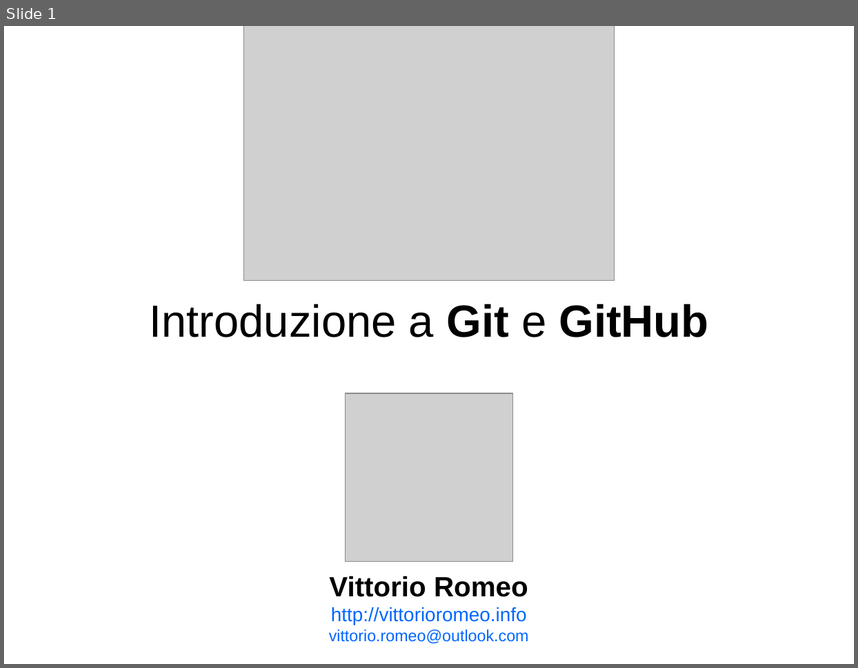
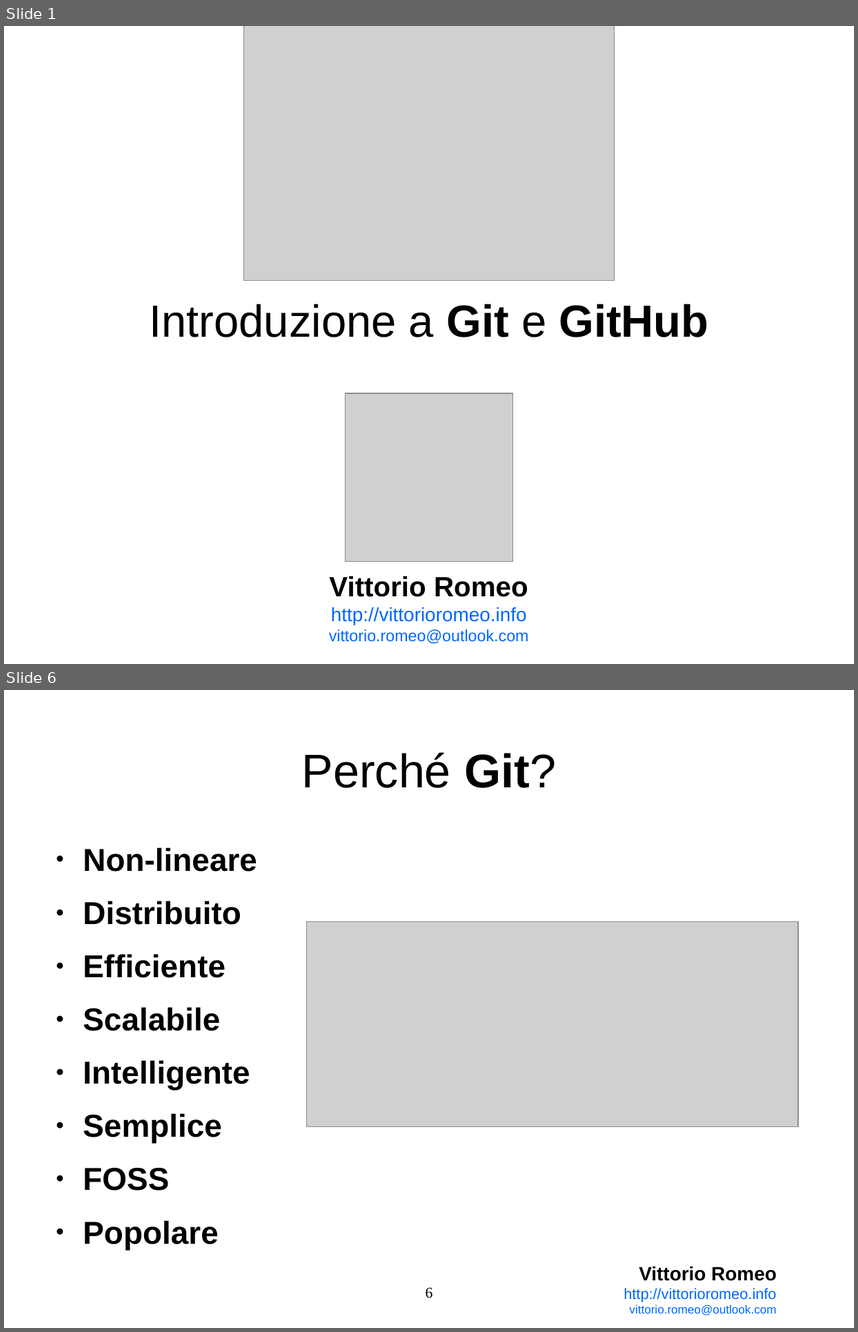
Before and after one commit to vittorioromeo/linuxDay2014, a slide deck: presentation.odp. Shown one above the other, each under a label of ours: slide 1 before the commit, slides 1 and 6 after it; the slides between them are not shown. The pictures are 858x668 and 858x1332 pixels, drawn with LibreOffice and Linux fonts; fonts in the diff are those of the drawing; grey boxes stand for pictures; background and template pictures are left out. Boxes give left, top, right and bottom in pixels: in the first picture for what was removed or moved away, otherwise in the second. Text is boxed around its words. In the diff, an @@ line names an element or a change of style, - is before the commit and + after.

```diff
--- a/presentation.odp
+++ b/presentation.odp
@@ slide 6 added at (4,690,854,1328), background #FFFFFF @@
@@ title added at (302,752,556,788), 44 pt, text #000000 @@
+Perché Git?
@@ text added at (83,847,257,1250), 29.6 pt, text #000000, bold @@
+● Non-lineare
+● Distribuito
+● Efficiente
+● Scalabile
+● Intelligente
+● Semplice
+● FOSS
+● Popolare
@@ picture added at (306,921,799,1127) @@
@@ text added at (624,1265,777,1315), 11 pt, text #0066FF @@
+Vittorio Romeo
+http://vittorioromeo.info
+vittorio.romeo@outlook.com
@@ page number added at (426,1287,433,1298), 14 pt, text #000000 @@
+6
```
Also in this commit, not shown: 5 slides changed, 11 other slides added, 10 slides removed, 13 other files.
